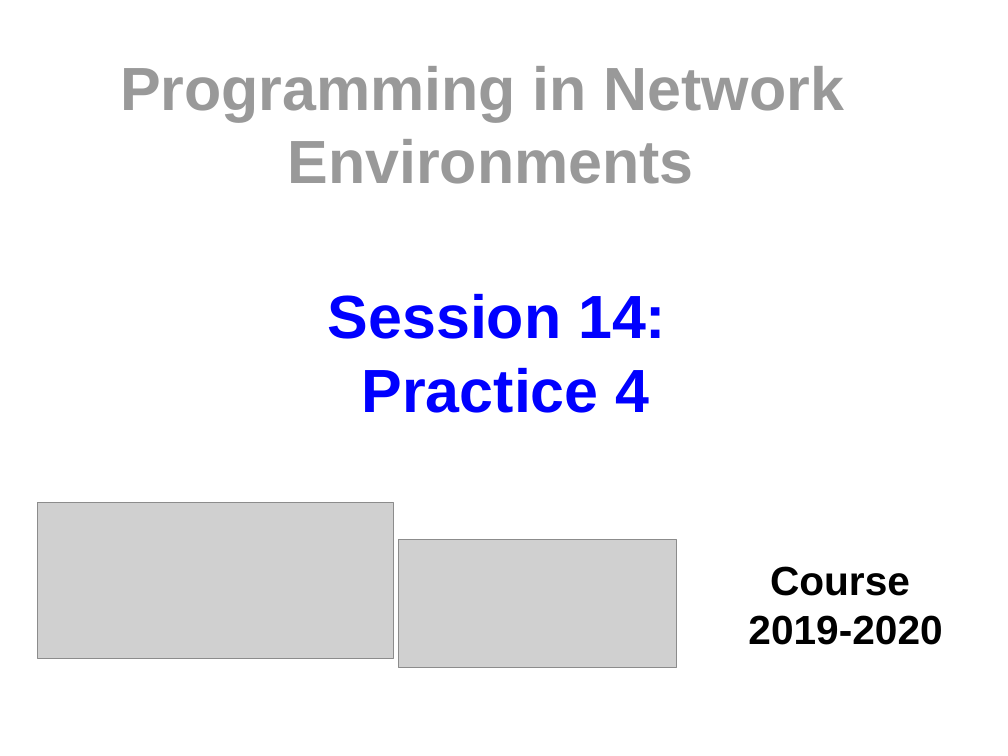
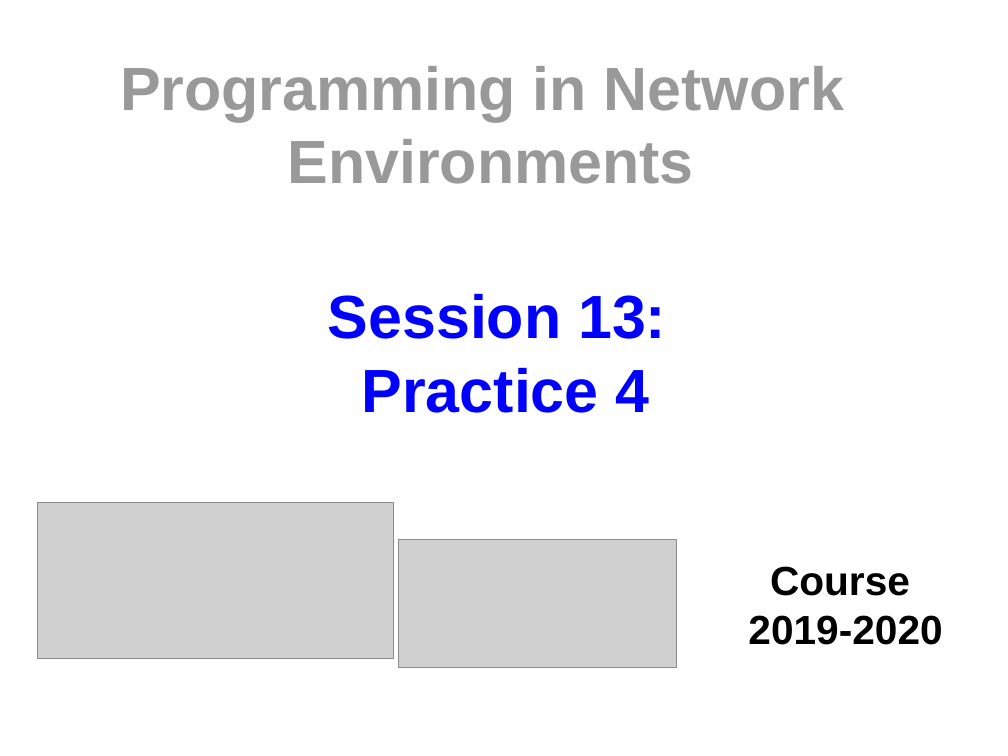
Before and after one commit to myTeachingURJC/2019-2020-PNE, a slide deck: slide 1 of s13-http-2/Cover/Cover.odp. Drawn at 1008x756 pixels with LibreOffice and Linux fonts; fonts in the diff are those of the drawing; grey boxes stand for pictures. Boxes give left, top, right and bottom in pixels: in the first picture for what was removed or moved away, otherwise in the second. Text is boxed around its words. In the diff, an @@ line names an element or a change of style, - is before the commit and + after.

```diff
--- a/s13-http-2/Cover/Cover.odp
+++ b/s13-http-2/Cover/Cover.odp
@@ title at [328, 293, 666, 413]: text changed @@
-Session 14:
-Practice 4
+Session 13:
+Practice 4
```
Also in this commit, not shown: 1 other file.
